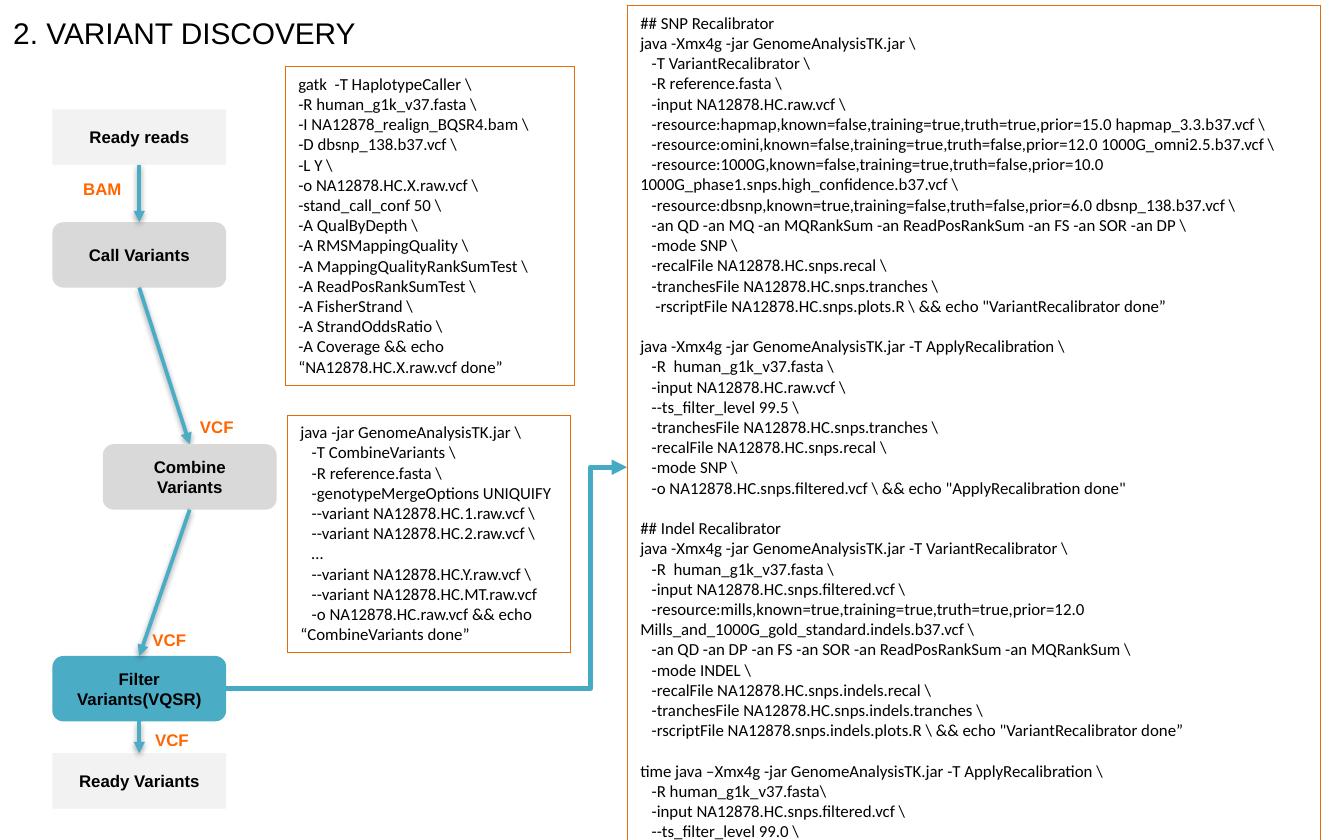
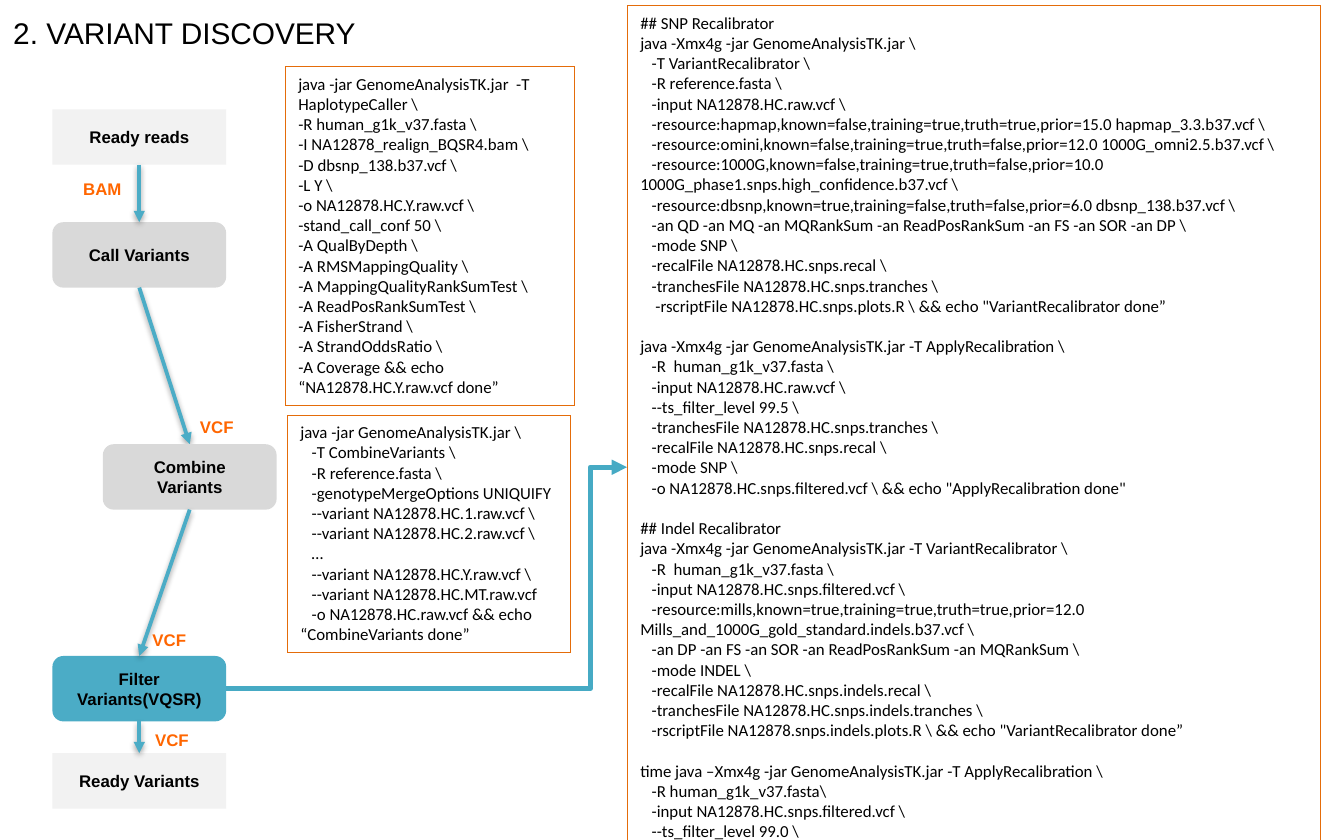
Before and after one commit to ShujiaHuang/speedwgs, a slide deck: slide 5 of assets/WGS_Simplify.pptx. Drawn at 1344x840 pixels with LibreOffice and Linux fonts; fonts in the diff are those of the drawing. Boxes give left, top, right and bottom in pixels: in the first picture for what was removed or moved away, otherwise in the second. Text is boxed around its words. In the diff, an @@ line names an element or a change of style, - is before the commit and + after.

```diff
--- a/assets/WGS_Simplify.pptx
+++ b/assets/WGS_Simplify.pptx
@@ rectangle "java -jar GenomeAnalysisTK.jar -T HaplotypeCaller ..." resized from (x1=285, y1=67, x2=575, y2=386) to (x1=285, y1=67, x2=575, y2=406) @@
@@ text in rectangle at (x1=298, y1=78, x2=529, y2=113): text changed @@
-gatk -T HaplotypeCaller \
+java -jar GenomeAnalysisTK.jar -T HaplotypeCaller \
@@ text in rectangle at (x1=298, y1=199, x2=464, y2=211): text changed @@
--o NA12878.HC.X.raw.vcf \
+-o NA12878.HC.Y.raw.vcf \
@@ text in rectangle at (x1=298, y1=361, x2=499, y2=393): text changed @@
--A Coverage && echo “NA12878.HC.X.raw.vcf done”
+-A Coverage && echo “NA12878.HC.Y.raw.vcf done”
@@ text in rectangle at (x1=652, y1=643, x2=1069, y2=658): text changed @@
--an QD -an DP -an FS -an SOR -an ReadPosRankSum -an MQRankSum \
+-an DP -an FS -an SOR -an ReadPosRankSum -an MQRankSum \
```
Also in this commit, not shown: 1 other slide changed, 1 slide added.
